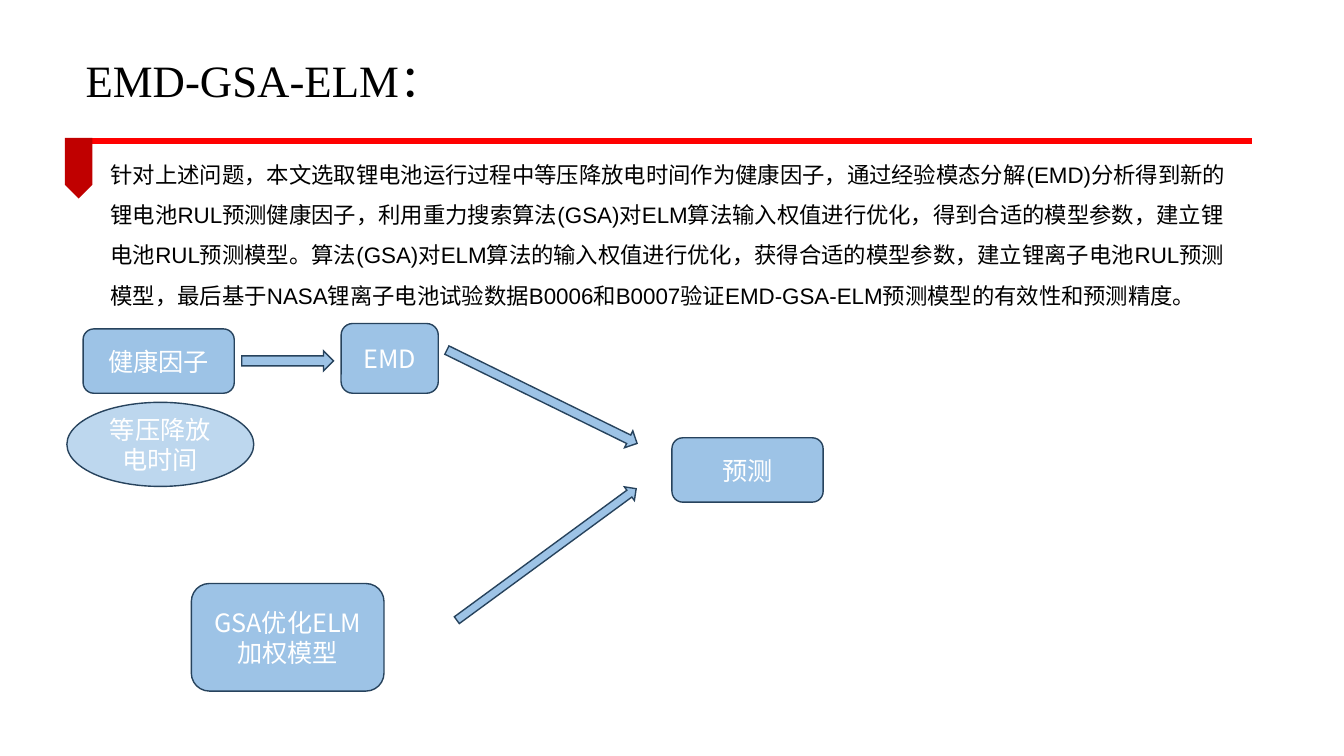
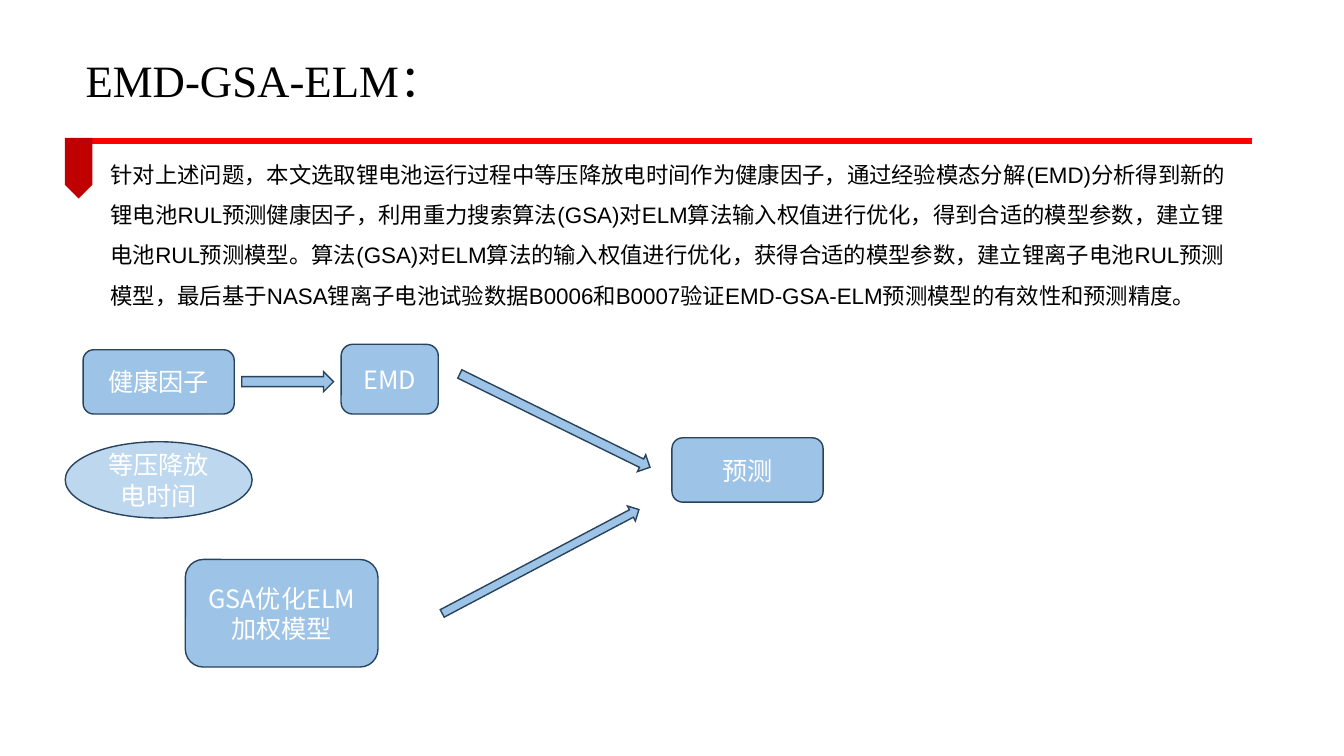
Before and after one commit to lucking666/sys, a slide deck: slide 5 of 卢老师论文汇报/CEEMDAN文献.pptx. Drawn at 1344x756 pixels with LibreOffice and Linux fonts; fonts in the diff are those of the drawing; background and template pictures are left out. Boxes give left, top, right and bottom in pixels: in the first picture for what was removed or moved away, otherwise in the second. Text is boxed around its words. In the diff, an @@ line names an element or a change of style, - is before the commit and + after.

```diff
--- a/卢老师论文汇报/CEEMDAN文献.pptx
+++ b/卢老师论文汇报/CEEMDAN文献.pptx
@@ 2 rounded rectangles, 1 right arrow: place and size @@
-2 rounded rectangles, 1 right arrow at bbox=[83, 324, 438, 393]
+2 rounded rectangles, 1 right arrow at bbox=[83, 345, 438, 414]
@@ right arrow: place and size @@
-right arrow at bbox=[443, 342, 642, 452]
+right arrow at bbox=[455, 366, 654, 476]
@@ ellipse "等压降放电时间": place and size @@
-ellipse "等压降放电时间" at bbox=[67, 402, 253, 486]
+ellipse "等压降放电时间" at bbox=[66, 442, 252, 518]
@@ right arrow at bbox=[438, 503, 643, 622]: rotation 323 to 332 degrees @@
@@ rounded rectangle "GSA优化ELM加权模型": place and size @@
-rounded rectangle "GSA优化ELM加权模型" at bbox=[192, 584, 384, 692]
+rounded rectangle "GSA优化ELM加权模型" at bbox=[186, 560, 378, 667]
```
Also in this commit, not shown: 2 other files.
